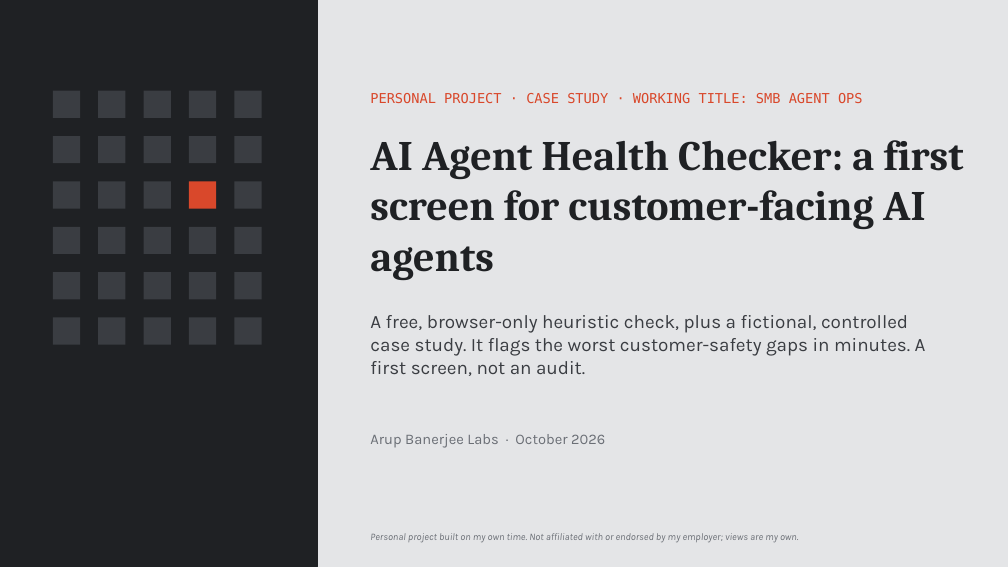
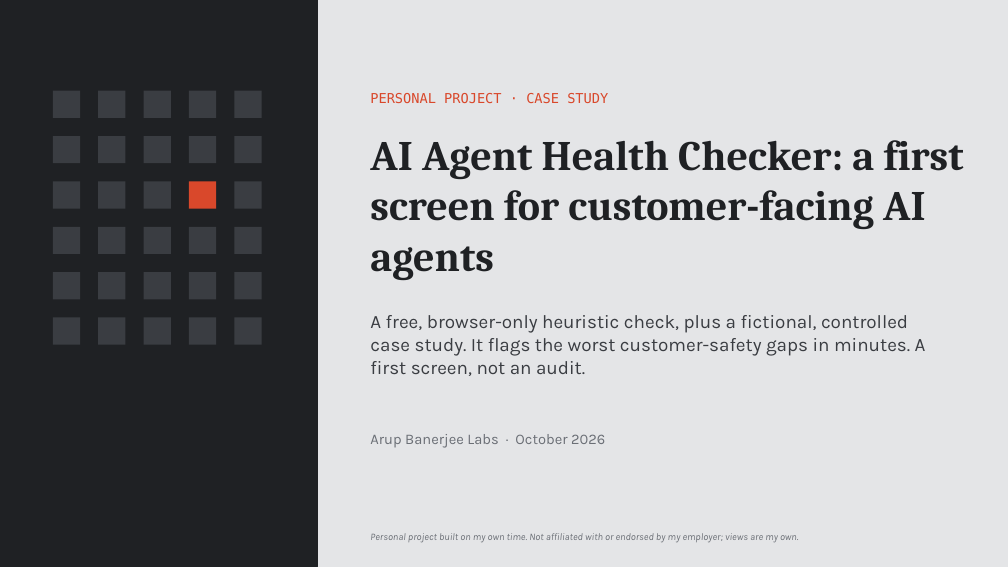
Before and after one commit to ultimatixarup/links, a slide deck: slide 1 of decks/AI-Agent-Health-Checker-Executive-Deck.pptx. Drawn at 1008x567 pixels with LibreOffice and Linux fonts; fonts in the diff are those of the drawing. Boxes give left, top, right and bottom in pixels: in the first picture for what was removed or moved away, otherwise in the second. Text is boxed around its words. In the diff, an @@ line names an element or a change of style, - is before the commit and + after.

Commit message:
Health Checker deck: remove working-title text

```diff
--- a/decks/AI-Agent-Health-Checker-Executive-Deck.pptx
+++ b/decks/AI-Agent-Health-Checker-Executive-Deck.pptx
@@ text at (370, 93, 608, 103): text changed @@
-PERSONAL PROJECT · CASE STUDY · WORKING TITLE: SMB AGENT OPS
+PERSONAL PROJECT · CASE STUDY
```
Also in this commit, not shown: 1 other file.
